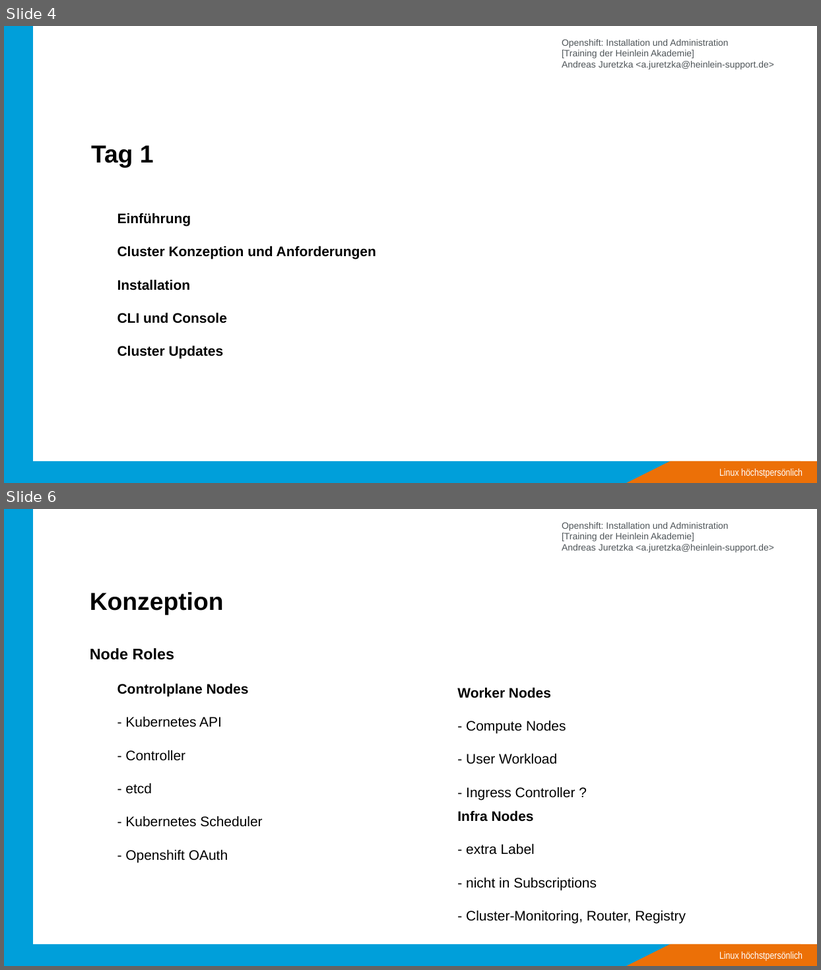
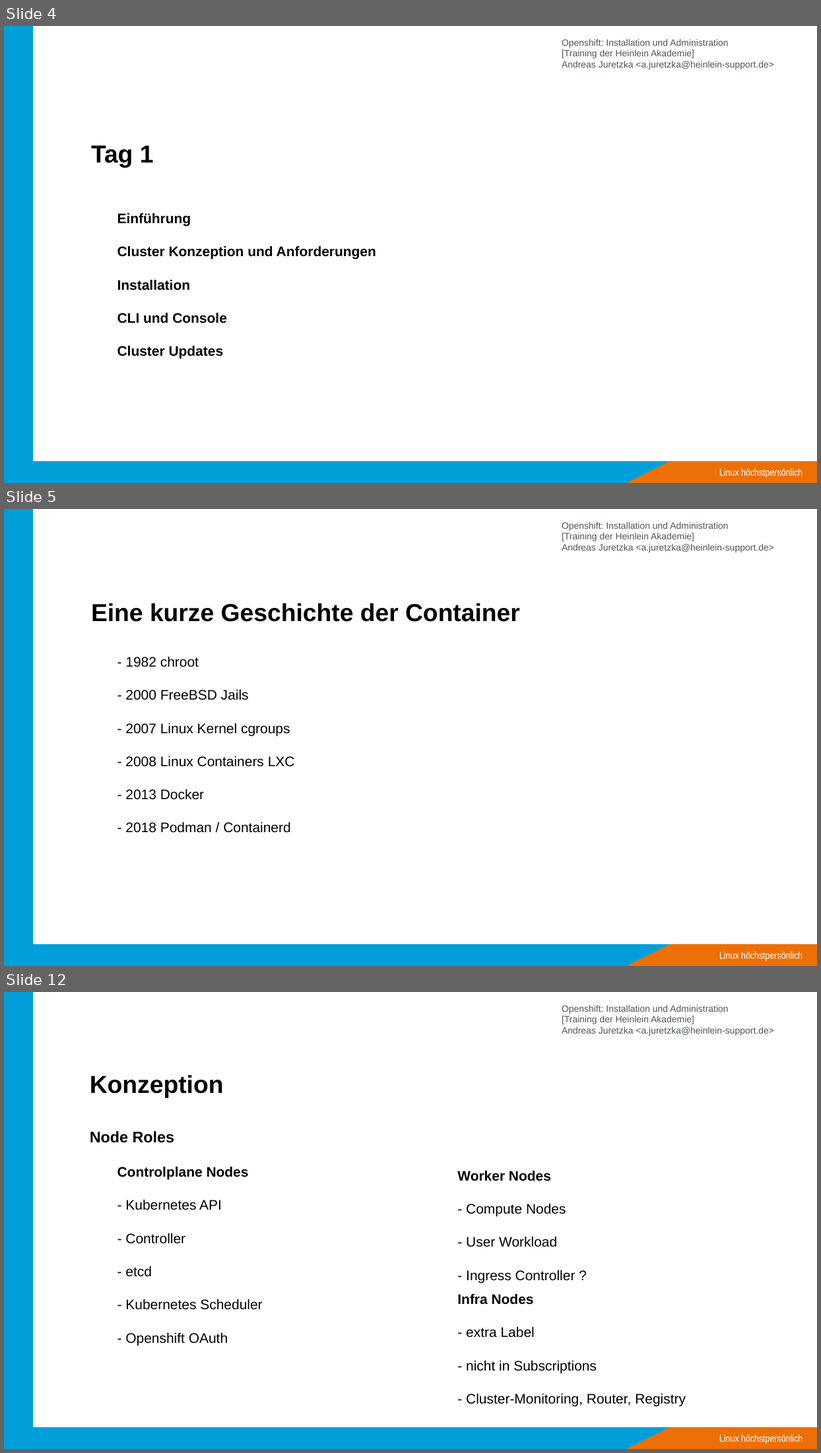
Before and after one commit to ajayten/openshift-kurs-folien, a slide deck: kurs-folien.odp. Shown one above the other, each under a label of ours: slides 4 and 6 before the commit, slides 4, 5 and 12 after it; the slides between them are not shown. The pictures are 821x970 and 821x1453 pixels, drawn with LibreOffice and Linux fonts; fonts in the diff are those of the drawing; background and template pictures are left out. Boxes give left, top, right and bottom in pixels: in the first picture for what was removed or moved away, otherwise in the second. Text is boxed around its words. In the diff, an @@ line names an element or a change of style, - is before the commit and + after.

```diff
--- a/kurs-folien.odp
+++ b/kurs-folien.odp
@@ slide 5 added at (4,509,817,966), background #FFFFFF; not listed: 5 template elements that a slide beside it also shows @@
@@ title added at (91,603,520,622), 32 pt, text #000000, bold @@
+Eine kurze Geschichte der Container
@@ text added at (125,656,295,833), 18 pt, text #000000 @@
+- 1982 chroot
+- 2000 FreeBSD Jails
+- 2007 Linux Kernel cgroups
+- 2008 Linux Containers LXC
+- 2013 Docker
+- 2018 Podman / Containerd
@@ what was slide 6 is now slide 12 @@
```
Also in this commit, not shown: 1 slide changed, 6 other slides added, 1 slide removed, 1 other file.
